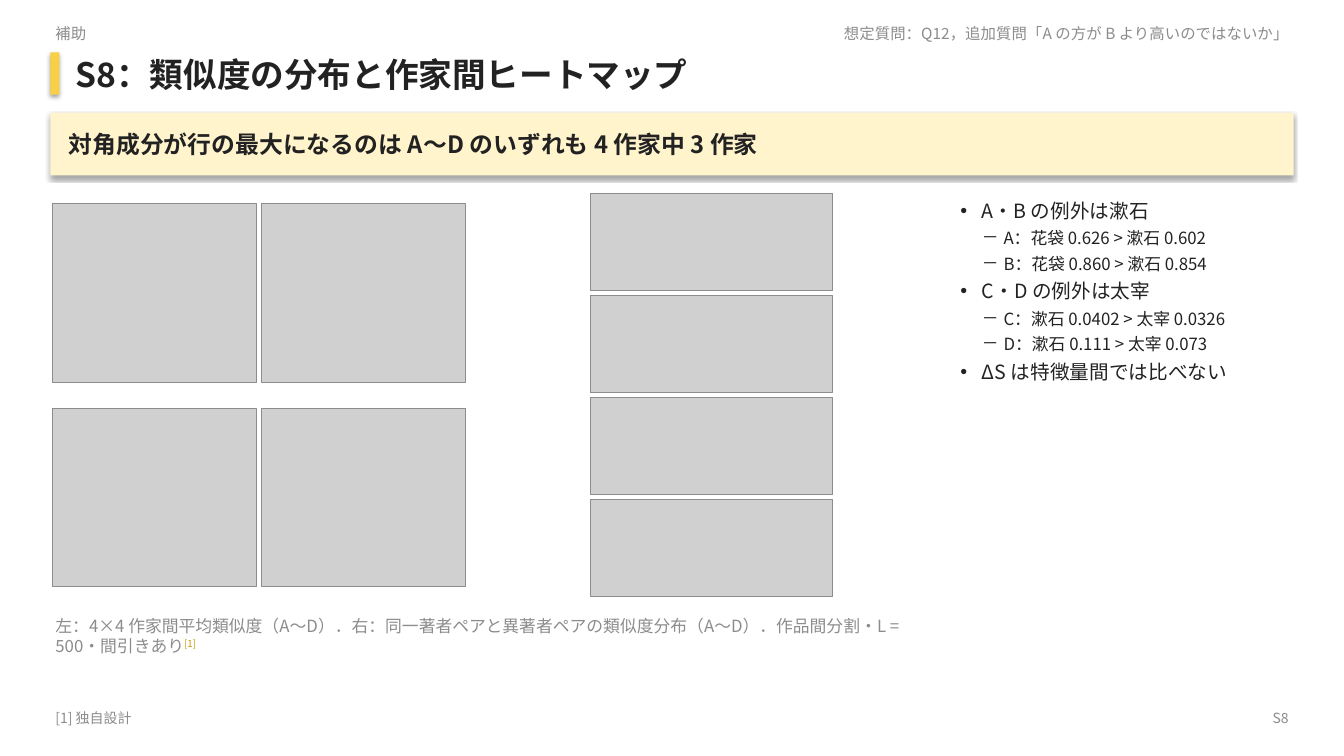
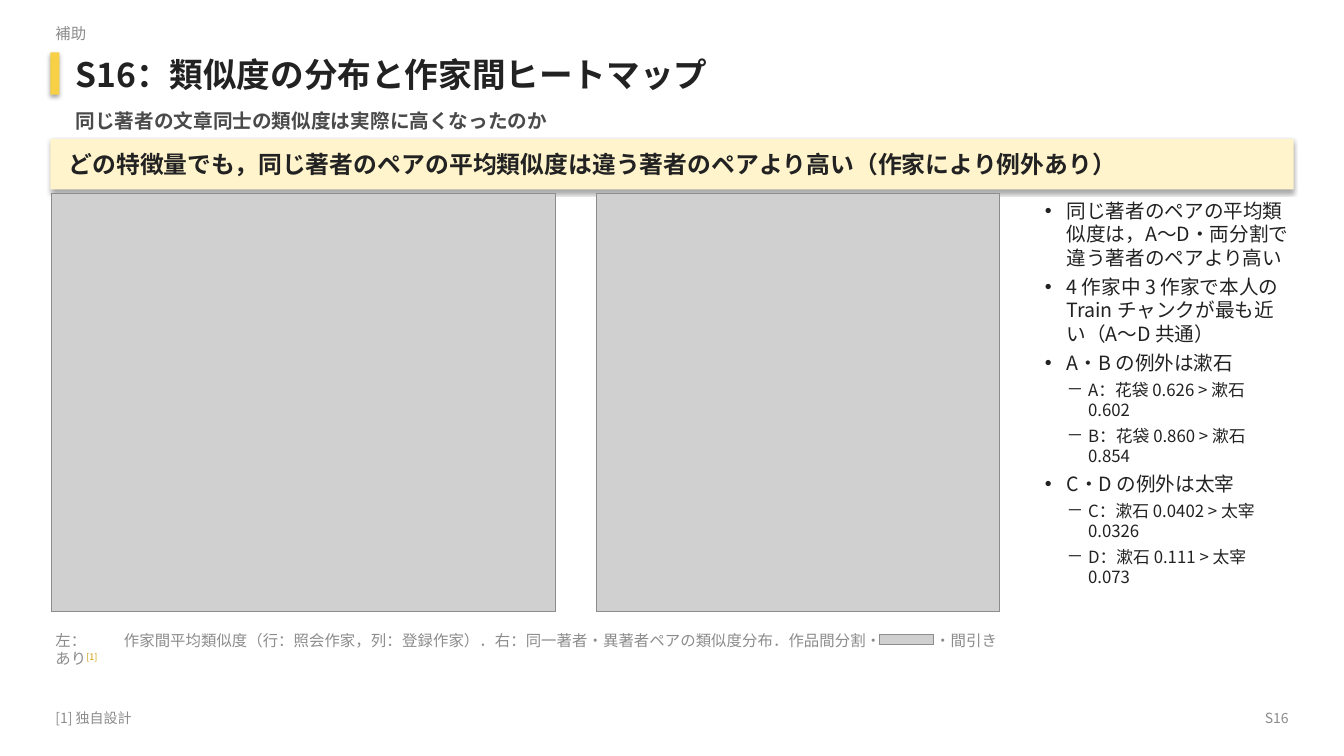
Before and after one commit to matsumoto-af22041/text-author-identifier-nlps, a slide deck: slide 40 of presentation/slides.pptx (slide 30 before the commit). Drawn at 1344x756 pixels with LibreOffice and Linux fonts; fonts in the diff are those of the drawing; grey boxes stand for pictures; background and template pictures are left out. Boxes give left, top, right and bottom in pixels: in the first picture for what was removed or moved away, otherwise in the second. Text is boxed around its words. In the diff, an @@ line names an element or a change of style, - is before the commit and + after.

```diff
--- a/presentation/slides.pptx
+++ b/presentation/slides.pptx
@@ text at (x1=76, y1=58, x2=708, y2=90): text changed @@
-S8：類似度の分布と作家間ヒートマップ
+S16：類似度の分布と作家間ヒートマップ
@@ text at (x1=76, y1=111, x2=548, y2=130): text changed; size 11 to 14 pt; text colour #8C8C8C to #4A4A4A; bold on @@
-想定質問：Q12，追加質問「A の方が B より高いのではないか」
+同じ著者の文章同士の類似度は実際に高くなったのか
@@ rectangle "どの特徴量でも，同じ著者のペアの平均類似度は違う著者のペアより高い（作家により例外あり）" resized from (x1=50, y1=113, x2=1294, y2=175) to (x1=50, y1=139, x2=1294, y2=190) @@
@@ text in rectangle at (x1=68, y1=152, x2=1116, y2=176): text changed @@
-対角成分が行の最大になるのは A～D のいずれも 4 作家中 3 作家
+どの特徴量でも，同じ著者のペアの平均類似度は違う著者のペアより高い（作家により例外あり）
@@ picture added at (x1=51, y1=194, x2=556, y2=612) @@
@@ picture removed at (x1=52, y1=204, x2=256, y2=382) @@
@@ picture removed at (x1=261, y1=204, x2=465, y2=382) @@
@@ picture removed at (x1=591, y1=194, x2=834, y2=290) @@
@@ picture added at (x1=597, y1=194, x2=1000, y2=612) @@
@@ text "同じ著者のペアの平均類似度は，A～D・両分割で違う著者のペアより高い" moved from (x1=982, y1=201, x2=1227, y2=381) to (x1=1066, y1=201, x2=1288, y2=583) @@
@@ text at (x1=1066, y1=201, x2=1288, y2=343): paragraphs added @@
+• 同じ著者のペアの平均類似度は，A～D・両分割で違う著者のペアより高い
+• 4 作家中 3 作家で本人の Train チャンクが最も近い（A～D 共通）
@@ picture removed at (x1=591, y1=295, x2=834, y2=392) @@
@@ text at (x1=1066, y1=353, x2=1255, y2=583): line spacing 1 to 16.8pt; line spacing 1 to 14.4pt @@
@@ text at (x1=982, y1=362, x2=1227, y2=381): paragraph removed @@
-• ΔS は特徴量間では比べない
@@ picture removed at (x1=52, y1=408, x2=256, y2=587) @@
@@ picture removed at (x1=261, y1=408, x2=465, y2=587) @@
@@ picture removed at (x1=591, y1=397, x2=834, y2=494) @@
@@ picture removed at (x1=591, y1=500, x2=834, y2=597) @@
@@ text at (x1=55, y1=633, x2=997, y2=647): text changed; size 12 to 11 pt @@
-左：4×4 作家間平均類似度（A～D）．右：同一著者ペアと異著者ペアの類似度分布（A～D）．作品間分割・L = 500・間引きあり[1]
+左： 作家間平均類似度（行：照会作家，列：登録作家）．右：同一著者・異著者ペアの類似度分布．作品間分割・ ・間引きあり[1]
@@ picture added at (x1=879, y1=634, x2=933, y2=644) @@
@@ text at (x1=1265, y1=712, x2=1289, y2=723): text changed @@
-S8
+S16
```
Also in this commit, not shown: 33 other slides changed, 7 slides added, 2 slides removed, 25 other files.
